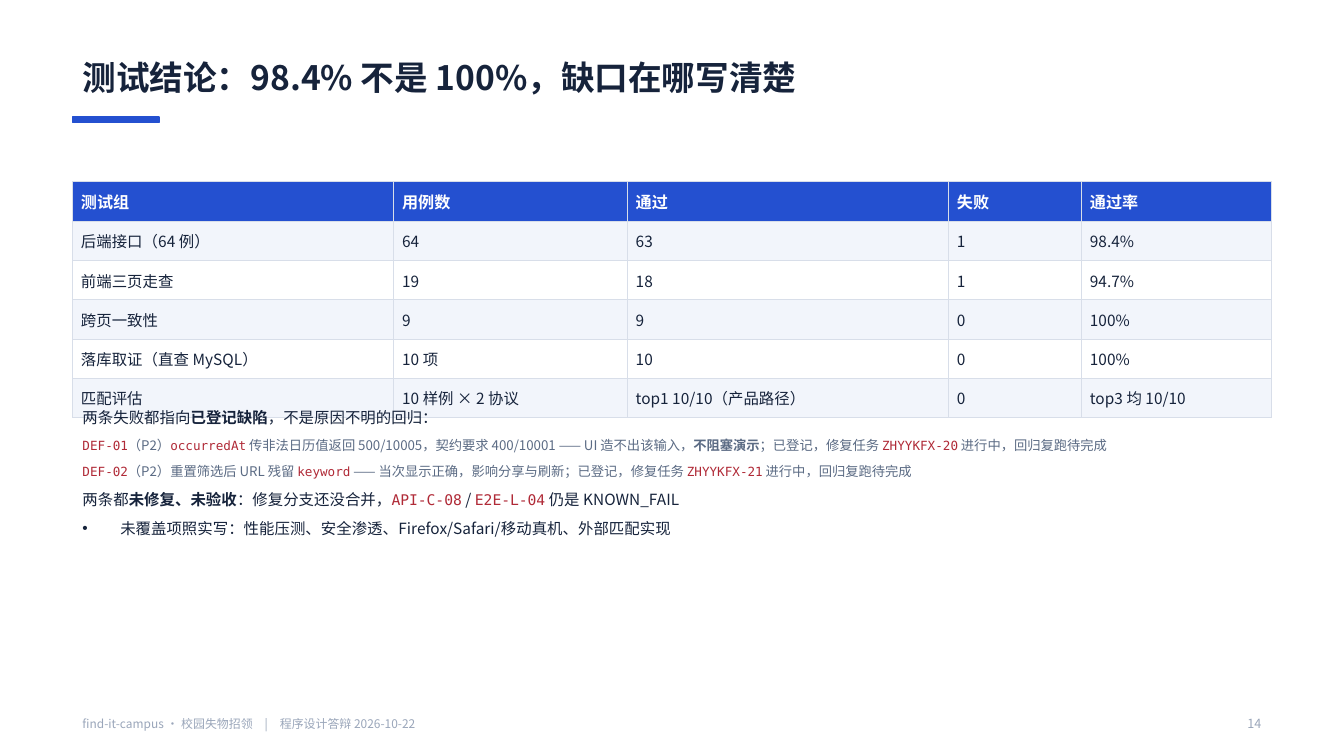
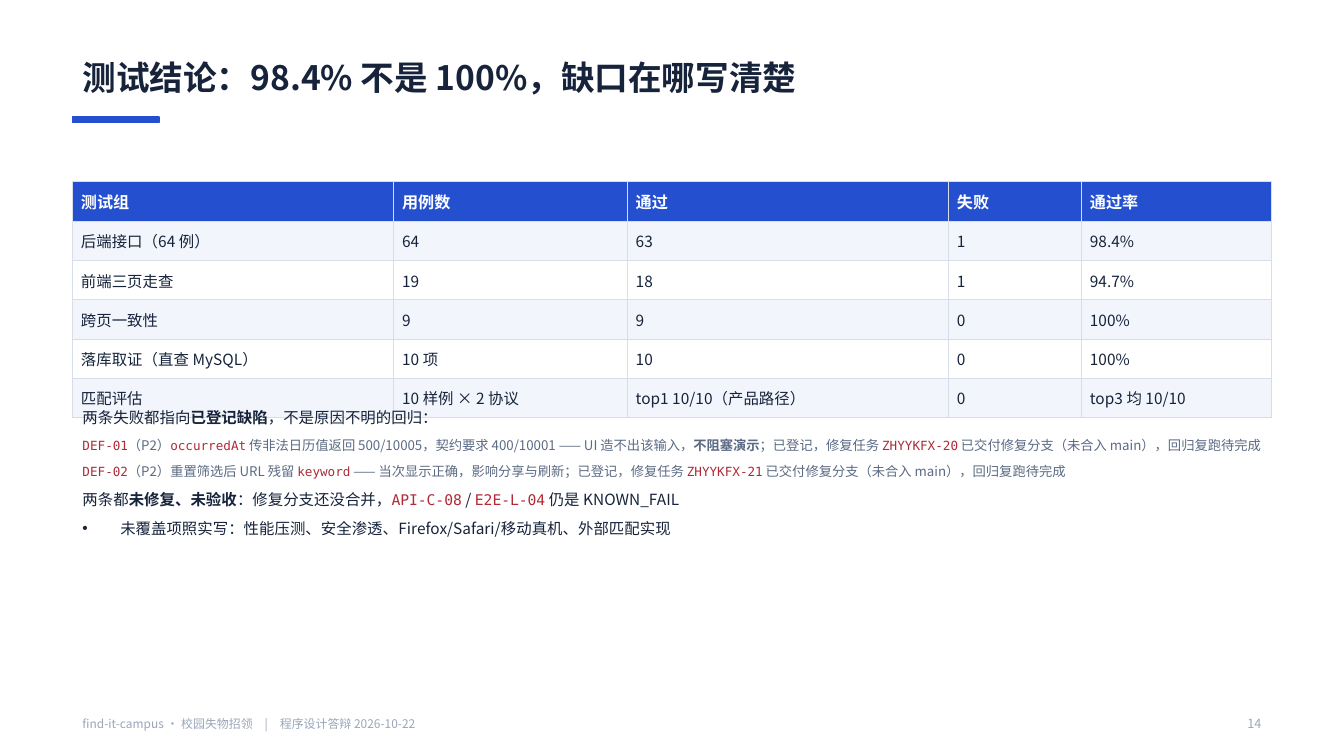
Before and after one commit to BLingKiy/find-it-campus, a slide deck: slide 14 of docs/delivery/6.2-答辩PPT.pptx. Drawn at 1344x756 pixels with LibreOffice and Linux fonts; fonts in the diff are those of the drawing. Boxes give left, top, right and bottom in pixels: in the first picture for what was removed or moved away, otherwise in the second. Text is boxed around its words. In the diff, an @@ line names an element or a change of style, - is before the commit and + after.

Commit message:
docs(6.2): 缺陷口径按实际状态改写——修复分支已交付未合入 main（ZHYYKFX-12）
ZHYYKFX-20 / ZHYYKFX-21 已各自交付修复分支（3548a27 / 1349f09），但均未合入 main，
本交付分支亦不含这两处改动；故表述改为「已交付修复分支（未合入 main），回归复跑待完成」，
不写「已修复」。PPT 同步重建（18 页）。

```diff
--- a/docs/delivery/6.2-答辩PPT.pptx
+++ b/docs/delivery/6.2-答辩PPT.pptx
@@ text at box(82, 438, 1261, 479): text changed @@
-  ◦ DEF-01（P2）occurredAt 传非法日历值返回 500/10005，契约要求 400/10001 —— UI 造不出该输入，不阻塞演示；已登记，修复任务 ZHYYKFX-20 进行中，回归复跑待完成
-  ◦ DEF-02（P2）重置筛选后 URL 残留 keyword —— 当次显示正确，影响分享与刷新；已登记，修复任务 ZHYYKFX-21 进行中，回归复跑待完成
+  ◦ DEF-01（P2）occurredAt 传非法日历值返回 500/10005，契约要求 400/10001 —— UI 造不出该输入，不阻塞演示；已登记，修复任务 ZHYYKFX-20 已交付修复分支（未合入 main），回归复跑待完成
+  ◦ DEF-02（P2）重置筛选后 URL 残留 keyword —— 当次显示正确，影响分享与刷新；已登记，修复任务 ZHYYKFX-21 已交付修复分支（未合入 main），回归复跑待完成
```
Also in this commit, not shown: 2 other slides changed, 4 other files.
